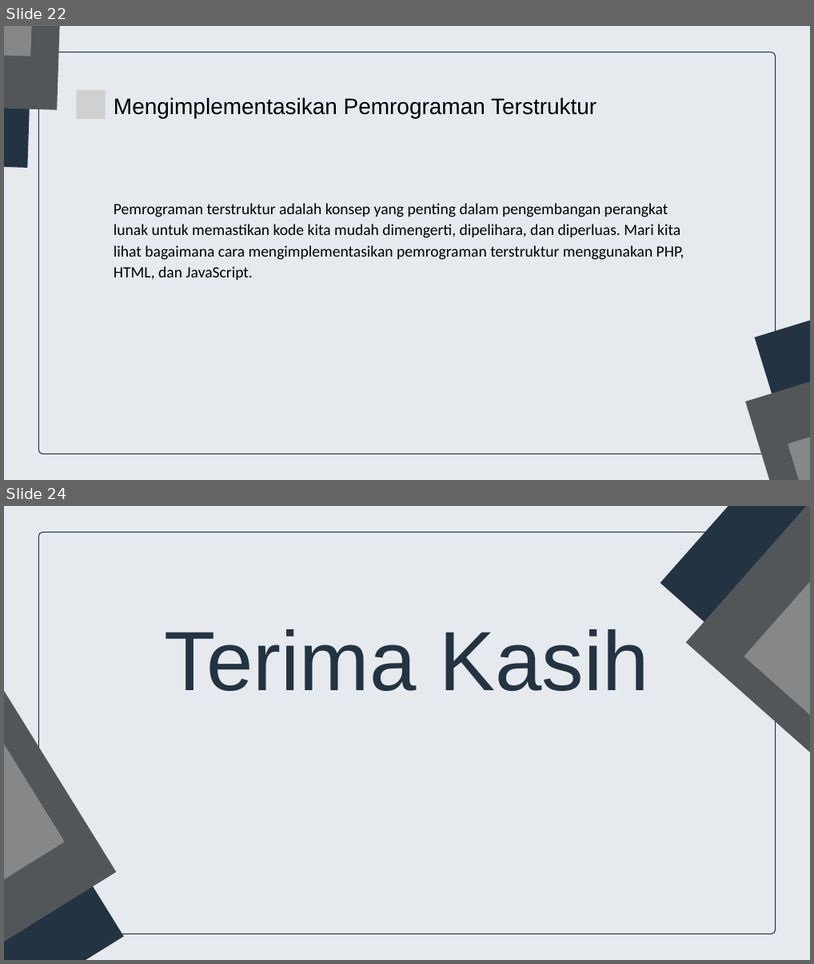
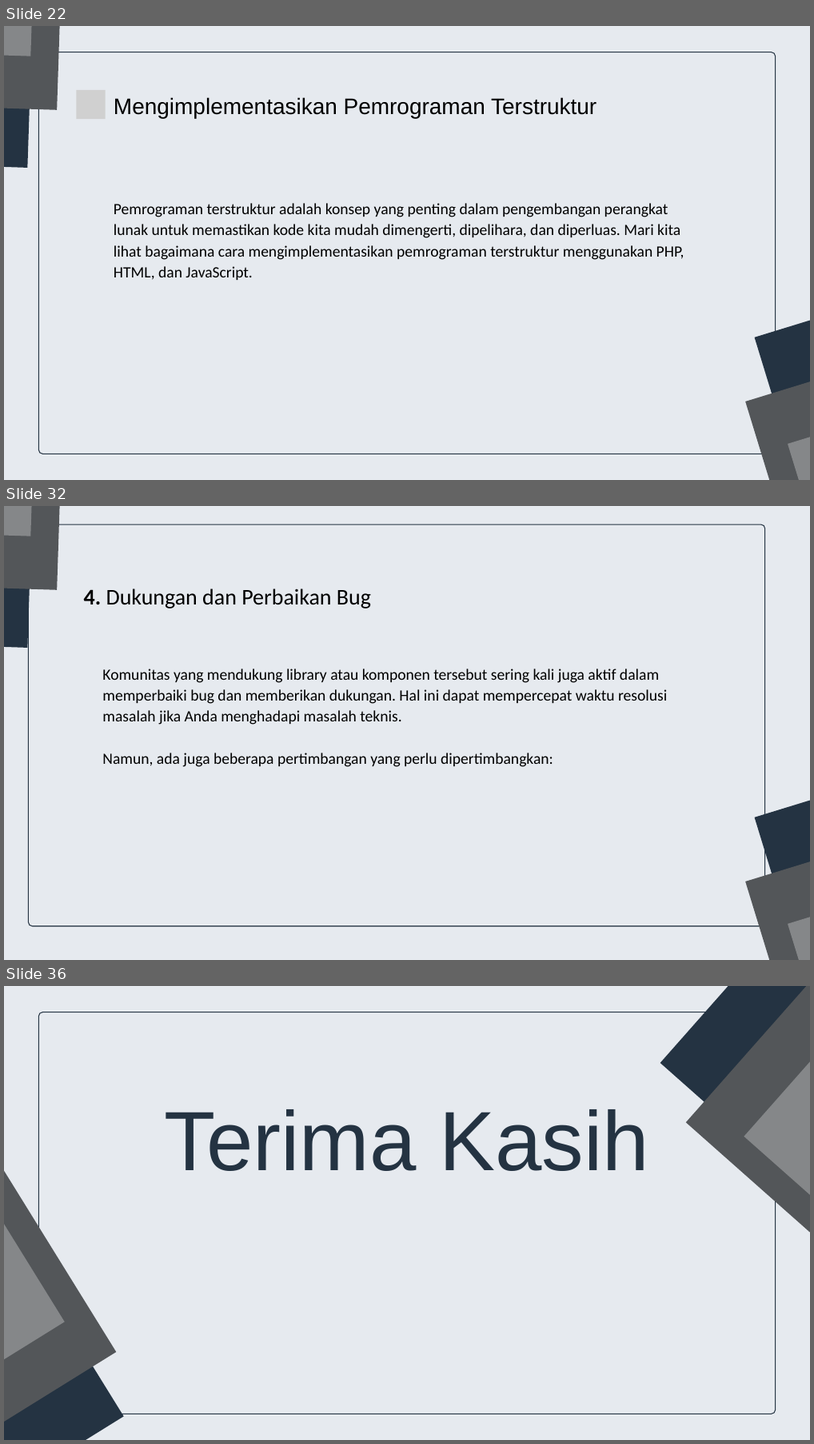
Before and after one commit to gemafajar09/bnsp-junior-web, a slide deck: junior-web-dev.pptx. Shown one above the other, each under a label of ours: slides 22 and 24 before the commit, slides 22, 32 and 36 after it; the slides between them are not shown. The pictures are 814x964 and 814x1444 pixels, drawn with LibreOffice and Linux fonts; fonts in the diff are those of the drawing; grey boxes stand for pictures. Boxes give left, top, right and bottom in pixels: in the first picture for what was removed or moved away, otherwise in the second. Text is boxed around its words. In the diff, an @@ line names an element or a change of style, - is before the commit and + after.

```diff
--- a/junior-web-dev.pptx
+++ b/junior-web-dev.pptx
@@ slide 32 added at (4,506,810,960), background #E6EAEF @@
@@ freeform shape added at (4,506,36,648), fill #243342 @@
@@ freeform shape added at (4,506,65,590), fill #535659 @@
@@ freeform shape added at (4,506,39,536), fill #858789 @@
@@ freeform shape added at (28,524,766,926), fill #E6EAEF, outline #243342 1.5 pt @@
@@ text added at (84,588,371,608), 40 pt, text #000000 @@
+4. Dukungan dan Perbaikan Bug
@@ text added at (102,668,667,767), 28 pt, text #000000 @@
+Komunitas yang mendukung library atau komponen tersebut sering kali juga aktif dalam memperbaiki bug dan memberikan dukungan. Hal ini dapat mempercepat waktu resolusi masalah jika Anda menghadapi masalah teknis.
+Namun, ada juga beberapa pertimbangan yang perlu dipertimbangkan:
@@ freeform shape added at (754,744,810,960), fill #243342 @@
@@ freeform shape added at (746,809,810,960), fill #535659 @@
@@ freeform shape added at (788,852,810,960), fill #858789 @@
@@ what was slide 24 is now slide 36 @@
```
Also in this commit, not shown: 1 slide changed, 11 other slides added, 4 other files.
